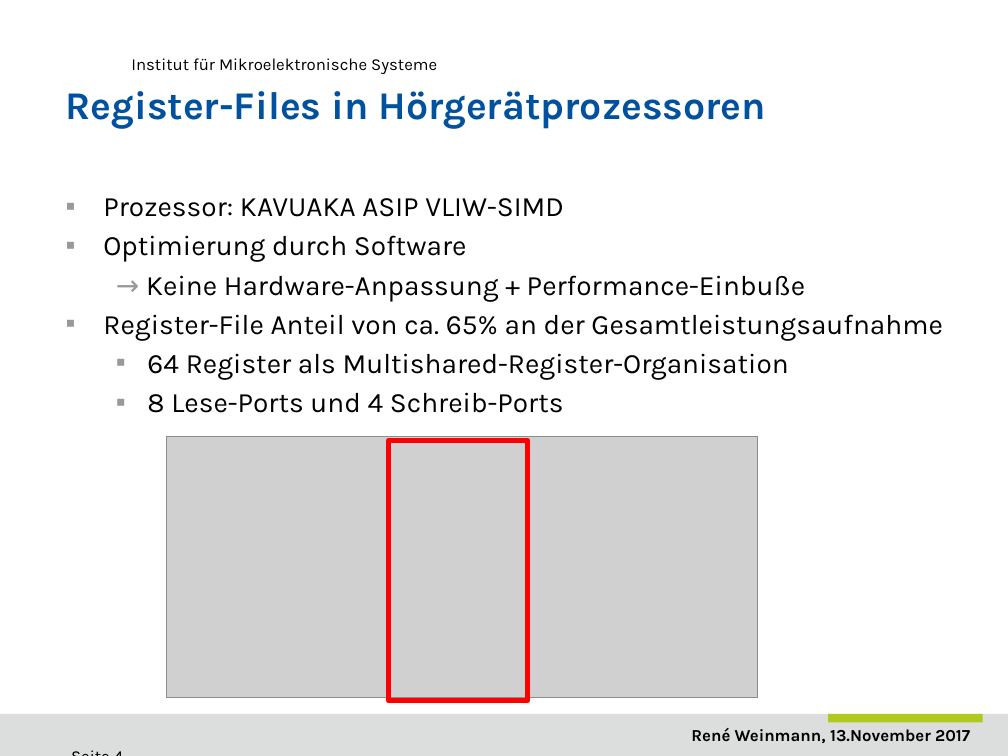
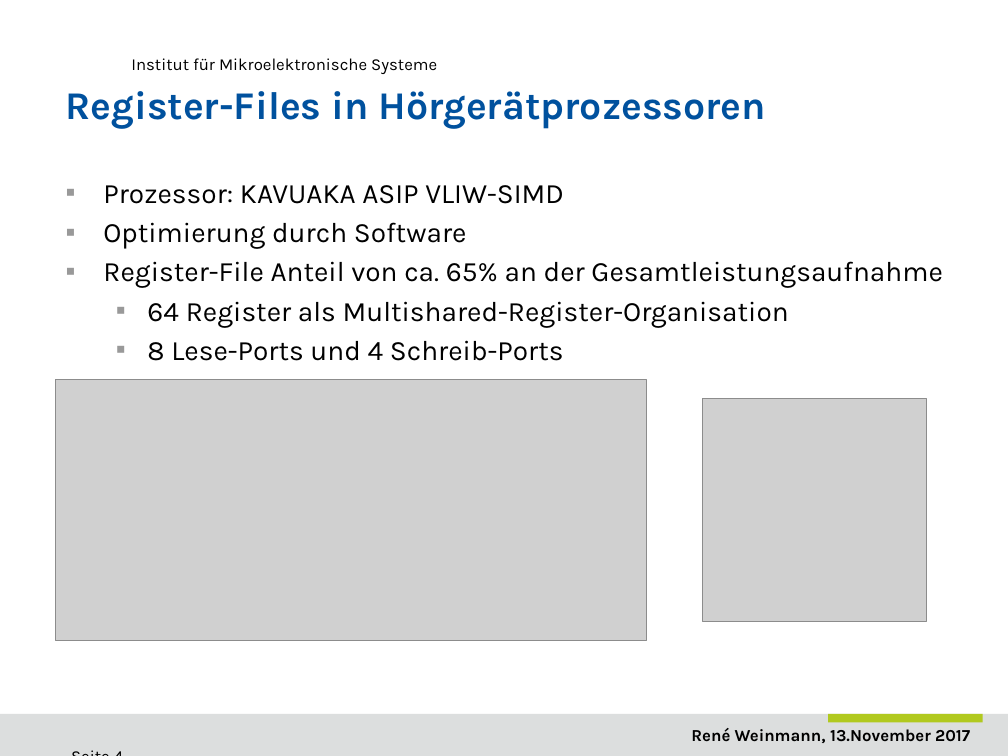
Before and after one commit to ReneWeinmann/Masterarbeit, a slide deck: slide 4 of Presentation_Rene_Weinmann.pptx. Drawn at 1008x756 pixels with LibreOffice and Linux fonts; fonts in the diff are those of the drawing; grey boxes stand for pictures; background and template pictures are left out. Boxes give left, top, right and bottom in pixels: in the first picture for what was removed or moved away, otherwise in the second. Text is boxed around its words. In the diff, an @@ line names an element or a change of style, - is before the commit and + after.

```diff
--- a/Presentation_Rene_Weinmann.pptx
+++ b/Presentation_Rene_Weinmann.pptx
@@ text "Prozessor: KAVUAKA ASIP VLIW-SIMD": place and size @@
-text "Prozessor: KAVUAKA ASIP VLIW-SIMD" at [103, 198, 942, 413]
+text "Prozessor: KAVUAKA ASIP VLIW-SIMD" at [103, 185, 942, 361]
@@ text at [146, 275, 805, 302]: paragraph removed @@
-  → Keine Hardware-Anpassung + Performance-Einbuße
@@ picture: place and size @@
-picture at [166, 436, 757, 697]
+picture at [55, 380, 646, 640]
@@ picture added at [703, 398, 925, 622] @@
@@ rectangle removed at [389, 440, 528, 701] @@
```
Also in this commit, not shown: 11 other slides changed, 1 slide added, 1 slide removed.
